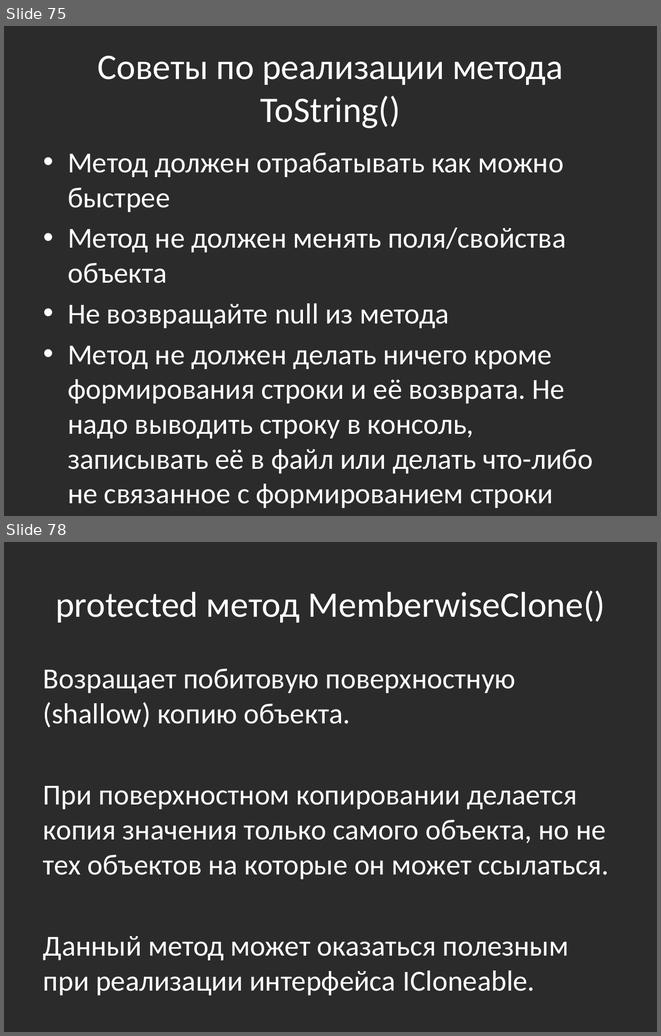
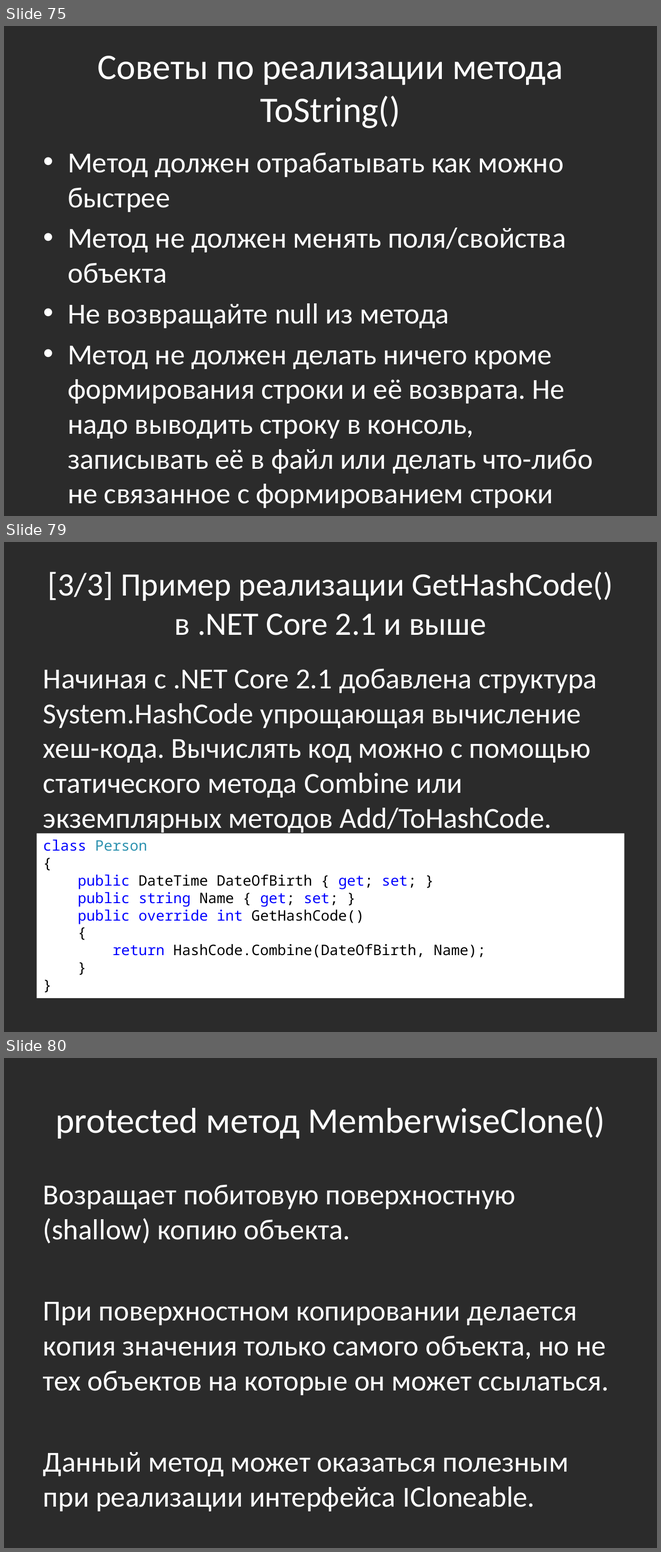
Before and after one commit to bazile/Training, a slide deck: Presentation/lesson-02-oop.pptx. Shown one above the other, each under a label of ours: slides 75 and 78 before the commit, slides 75, 79 and 80 after it; the slides between them are not shown. The pictures are 661x1036 and 661x1552 pixels, drawn with LibreOffice and Linux fonts; fonts in the diff are those of the drawing; background and template pictures are left out; a plain dark background stands for a picture behind light text. Boxes give left, top, right and bottom in pixels: in the first picture for what was removed or moved away, otherwise in the second. Text is boxed around its words. In the diff, an @@ line names an element or a change of style, - is before the commit and + after.

```diff
--- a/Presentation/lesson-02-oop.pptx
+++ b/Presentation/lesson-02-oop.pptx
@@ slide 79 added at box(4, 542, 657, 1032), background picture (left out) @@
@@ title added at box(48, 572, 614, 635), 36 pt, text #FFFFFF @@
+[3/3] Пример реализации GetHashCode()
+в .NET Core 2.1 и выше
@@ text added at box(43, 668, 597, 835), 32 pt, text #FFFFFF @@
+Начиная с .NET Core 2.1 добавлена структура System.HashCode упрощающая вычисление хеш-кода. Вычислять код можно с помощью статического метода Combine или экземплярных методов Add/ToHashCode.
@@ rectangle added at box(37, 833, 624, 998), fill #FFFFFF, 16 pt, text #000000 @@
+class Person
+{
+public DateTime DateOfBirth { get; set; }
+public string Name { get; set; }
+public override int GetHashCode()
+{
+return HashCode.Combine(DateOfBirth, Name);
+}
+}
@@ what was slide 78 is now slide 80 @@
```
Also in this commit, not shown: 3 slides changed, 1 other slide added, 12 other files.
